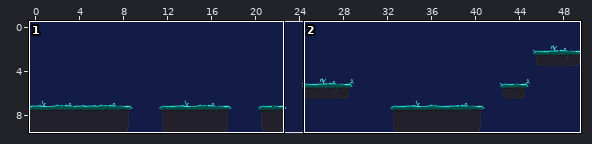
An edit to a level. Tiled map, android/assets/map1.tmx. The first picture is a wide view before the edit; the outline marks the close-up.
Close-up. Before the edit:
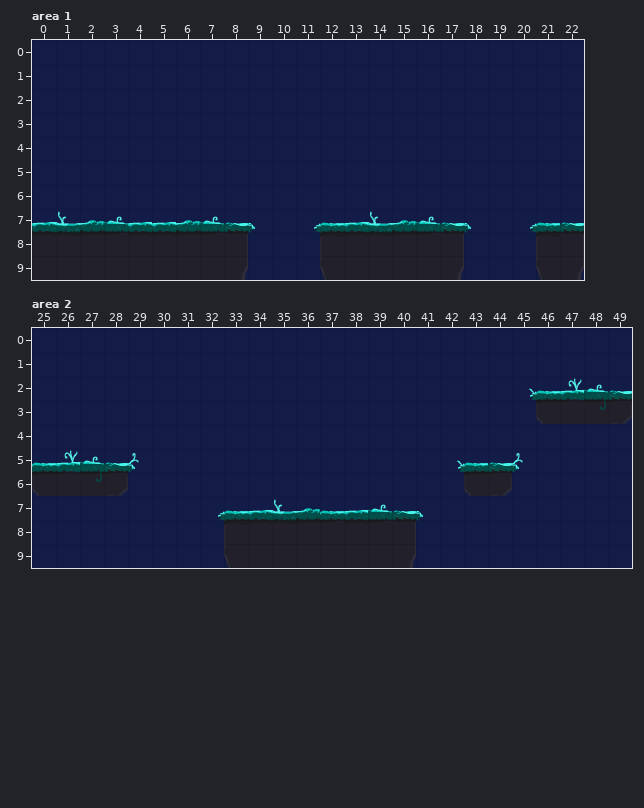
Cells are 64x64 px. Shown: area 1 x 0..22, y 0..9; area 2 x 25..49, y 0..9.
Once edited:
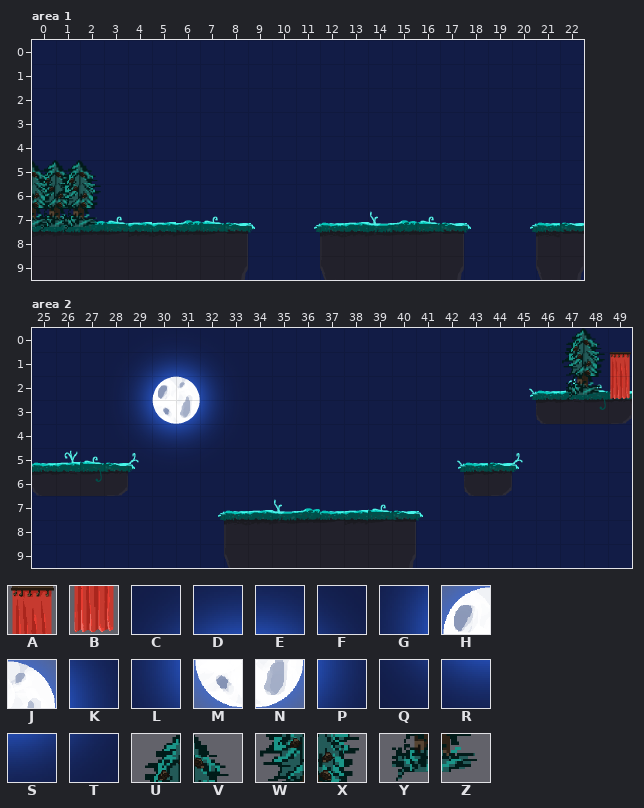
Key: from "curtain_tileset": A 0, B 1; from "sky_tileset1": C 7, D 8, E 9, F 10, G 13, H 14, J 15, K 16, L 19, M 20, N 21, P 22, Q 25, R 26, S 27, T 28; from "tree": U 0, V 1, W 3, X 4, Y 6, Z 7.
_ is an empty cell, . an unchanged one.
Tiles of an added or newly shown layer are drawn over the layers below it.
See-through tiles are keyed as they look on the map.
Change:
--- layer "Tile Layer 2" (added), area 1
@@ x 0..1 @@
- 5 __
- 6 __
- 7 __
+ 5 UV
+ 6 WX
+ 7 YZ
--- layer "Tile Layer 3" (added), area 1
@@ x 0..2 @@
- 5 ___
- 6 ___
- 7 ___
+ 5 VUV
+ 6 XWX
+ 7 ZYZ
--- layer "Tile Layer 2" (added), area 2
@@ x 29..49 @@
- 0 ..................__.
- 1 ____..............___
- 2 ____..............___
- 3 ____.................
- 4 ____.................
+ 0 ..................UV.
+ 1 CDEF..............WXA
+ 2 GHJK..............YZB
+ 3 LMNP.................
+ 4 QRST.................
